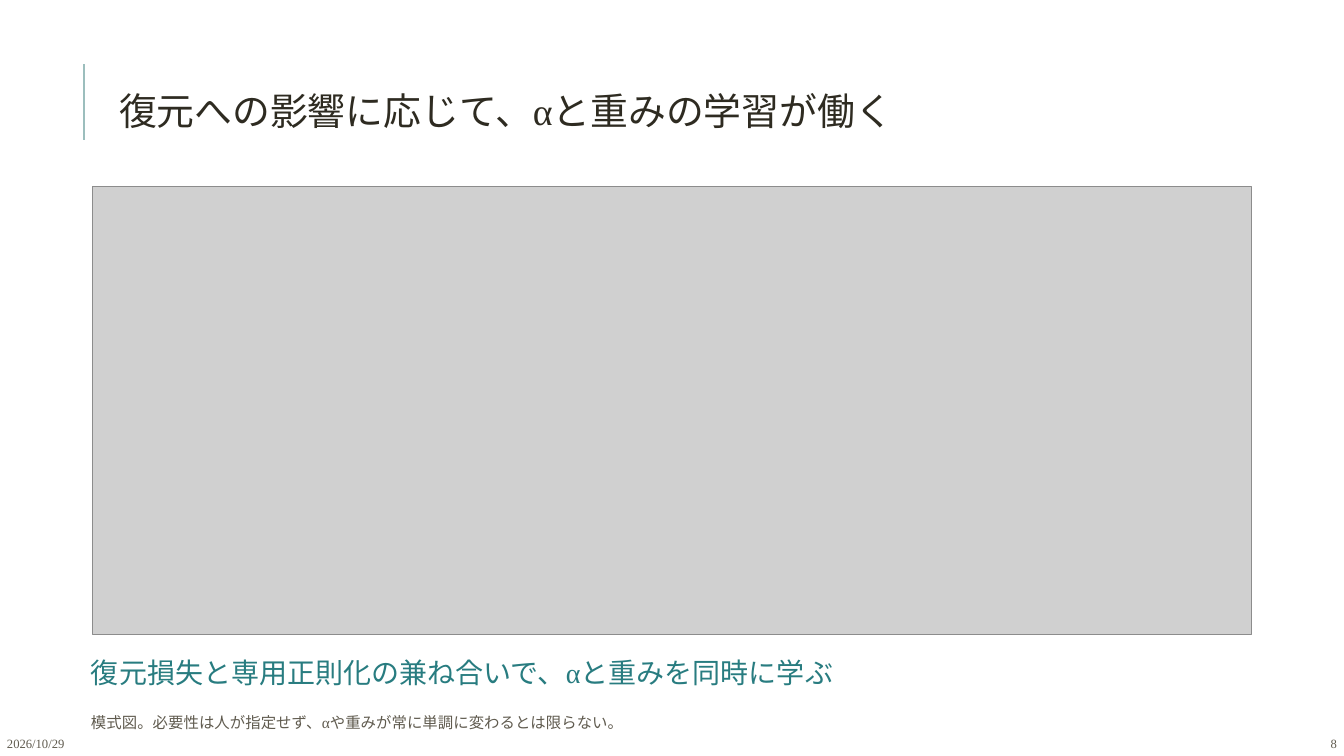
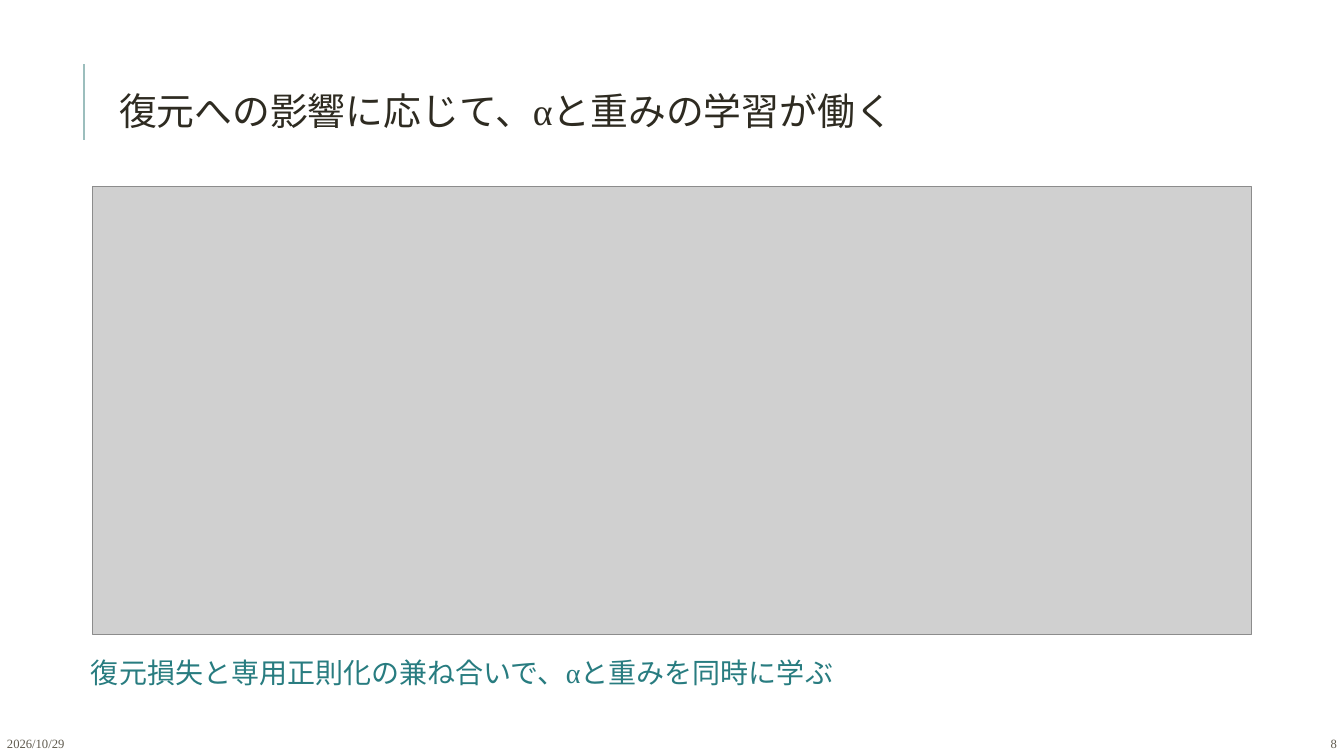
Before and after one commit to tokiyaokoshi/image-anomaly-detection, a slide deck: slide 8 of reports/sparse_vae_theory/Sparse_VAE_理論説明.pptx. Drawn at 1344x756 pixels with LibreOffice and Linux fonts; fonts in the diff are those of the drawing; grey boxes stand for pictures. Boxes give left, top, right and bottom in pixels: in the first picture for what was removed or moved away, otherwise in the second. Text is boxed around its words. In the diff, an @@ line names an element or a change of style, - is before the commit and + after.

```diff
--- a/reports/sparse_vae_theory/Sparse_VAE_理論説明.pptx
+++ b/reports/sparse_vae_theory/Sparse_VAE_理論説明.pptx
@@ text removed at box(91, 715, 623, 730) @@
-模式図。必要性は人が指定せず、αや重みが常に単調に変わるとは限らない。
```
Also in this commit, not shown: 9 other slides changed, 3 slides added, 26 other files.
